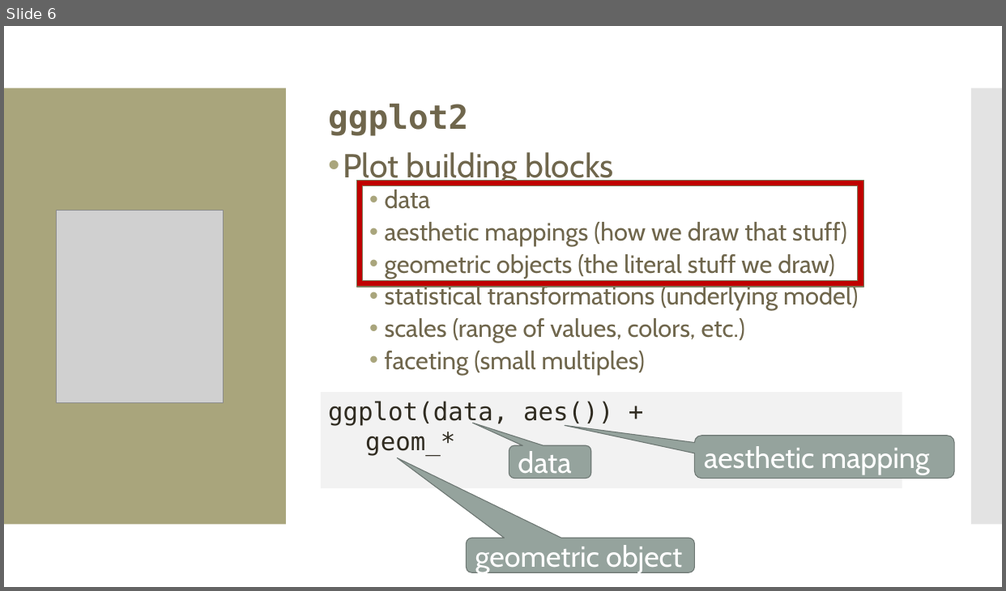
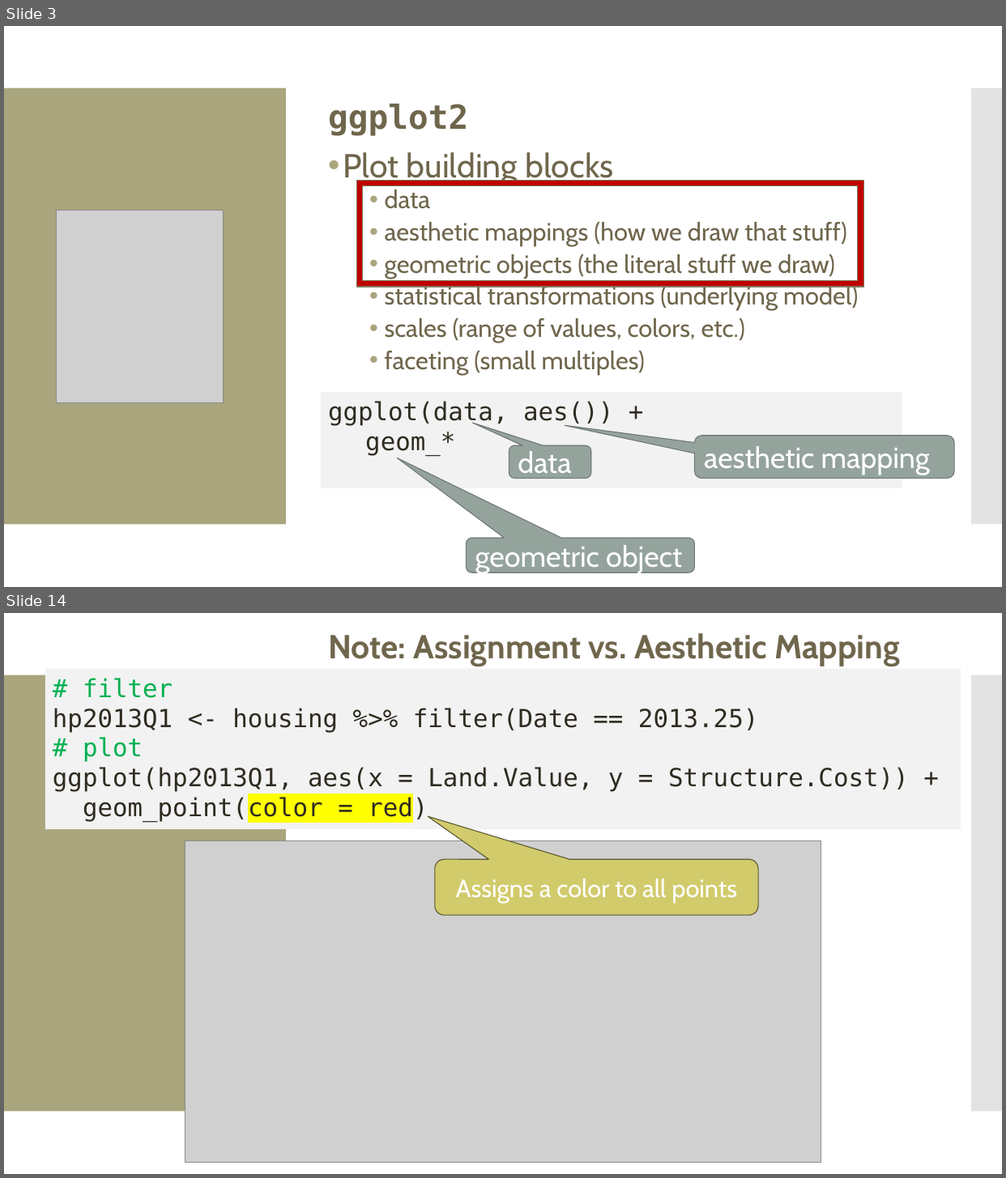
Before and after one commit to amosca01/Intro-DS-F23, a slide deck: slides/07-grammar-of-graphics-color.pptx. Shown one above the other, each under a label of ours: slide 6 before the commit, slides 3 and 14 after it; the slides between them are not shown. The pictures are 1006x591 and 1006x1178 pixels, drawn with LibreOffice and Linux fonts; fonts in the diff are those of the drawing; grey boxes stand for pictures. Boxes give left, top, right and bottom in pixels: in the first picture for what was removed or moved away, otherwise in the second. Text is boxed around its words. In the diff, an @@ line names an element or a change of style, - is before the commit and + after.

```diff
--- a/slides/07-grammar-of-graphics-color.pptx
+++ b/slides/07-grammar-of-graphics-color.pptx
@@ slide 14 added at <box>4,613,1002,1174</box>, background #FFFFFF; not listed: 2 template elements that a slide beside it also shows @@
@@ text added at <box>328,633,900,666</box>, 32 pt, text #6F664C, bold @@
+Note: Assignment vs. Aesthetic Mapping
@@ rectangle added at <box>45,668,961,829</box>, fill #F2F2F2, 24 pt, text #2F2B20 @@
+# filter
+hp2013Q1 <- housing %>% filter(Date == 2013.25)
+# plot
+ggplot(hp2013Q1, aes(x = Land.Value, y = Structure.Cost)) +
+geom_point(color = red)
@@ picture added at <box>185,841,821,1162</box> @@
@@ rounded speech box added at <box>435,859,759,915</box>, fill #D2CB6C, outline #5C592F 0.85 pt, 24 pt, text #FFFFFF @@
+Assigns a color to all points
@@ what was slide 6 is now slide 3 @@
```
Also in this commit, not shown: 3 slides changed, 19 other slides added, 5 slides removed, 4 other files.
